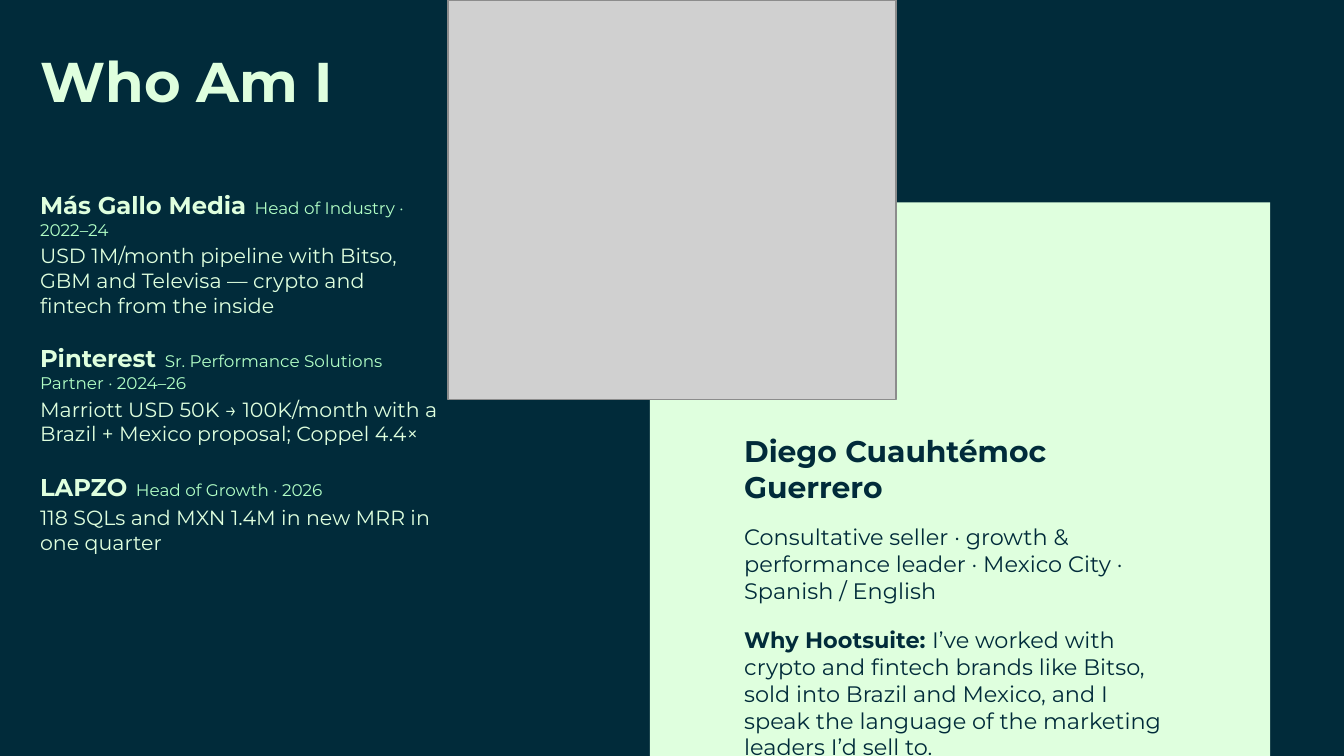
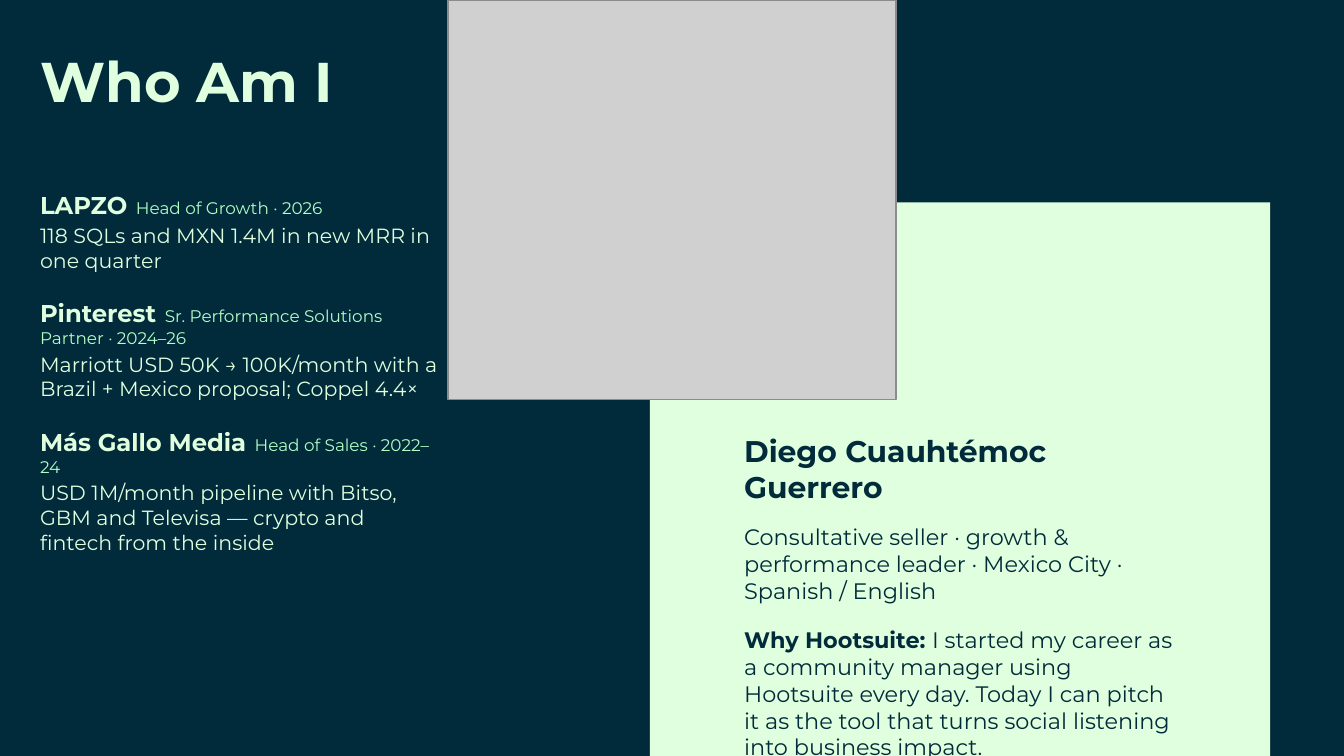
Before and after one commit to Hugocuau70/Entrevistas-de-trabajo, a slide deck: slide 2 of hootsuite-enterprise-ae-binance/deck/Hootsuite_x_Binance_LATAM_Value_Presentation_Diego_Cuauhtemoc.pptx. Drawn at 1344x756 pixels with LibreOffice and Linux fonts; fonts in the diff are those of the drawing; grey boxes stand for pictures; background and template pictures are left out. Boxes give left, top, right and bottom in pixels: in the first picture for what was removed or moved away, otherwise in the second. Text is boxed around its words. In the diff, an @@ line names an element or a change of style, - is before the commit and + after.

```diff
--- a/hootsuite-enterprise-ae-binance/deck/Hootsuite_x_Binance_LATAM_Value_Presentation_Diego_Cuauhtemoc.pptx
+++ b/hootsuite-enterprise-ae-binance/deck/Hootsuite_x_Binance_LATAM_Value_Presentation_Diego_Cuauhtemoc.pptx
@@ text at [40,196,429,272]: text changed @@
-Más Gallo Media Head of Industry · 2022–24
-USD 1M/month pipeline with Bitso, GBM and Televisa — crypto and fintech from the inside
+LAPZO Head of Growth · 2026
+118 SQLs and MXN 1.4M in new MRR in one quarter
@@ text at [40,432,429,550]: text changed @@
-LAPZO Head of Growth · 2026
-118 SQLs and MXN 1.4M in new MRR in one quarter
+Más Gallo Media Head of Sales · 2022–24
+USD 1M/month pipeline with Bitso, GBM and Televisa — crypto and fintech from the inside
@@ text at [744,630,1172,756]: text changed @@
-Why Hootsuite: I’ve worked with crypto and fintech brands like Bitso, sold into Brazil and Mexico, and I speak the language of the marketing leaders I’d sell to.
+Why Hootsuite: I started my career as a community manager using Hootsuite every day. Today I can pitch it as the tool that turns social listening into business impact.
```
Also in this commit, not shown: 1 slide added, 10 other files.
